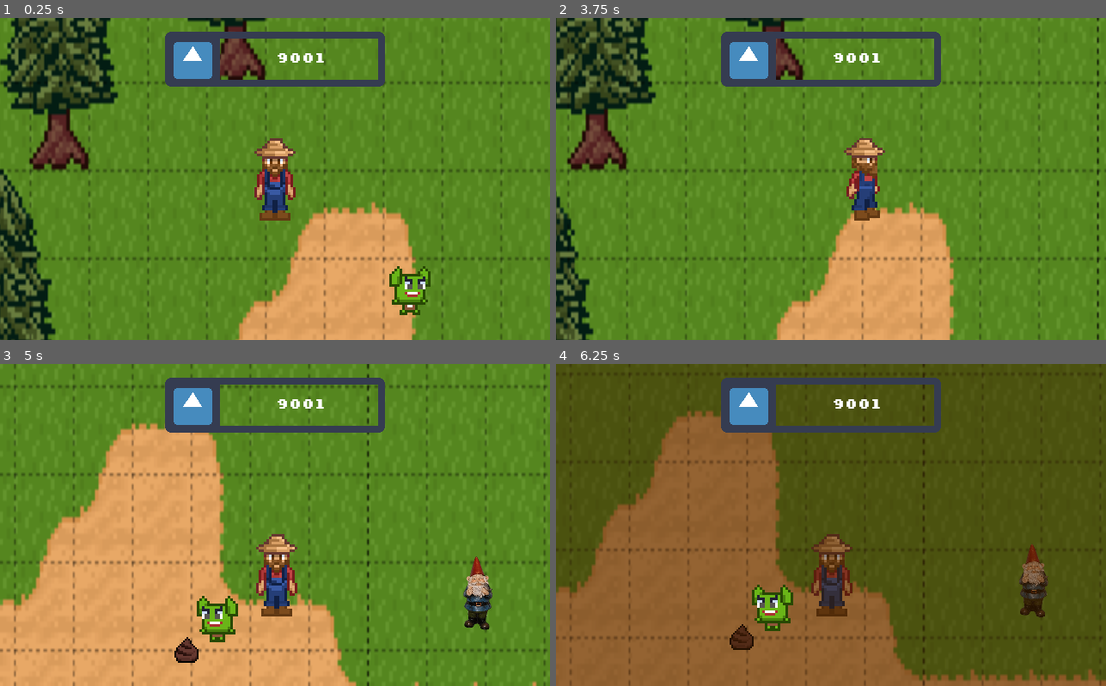
Above: before the commit, frames 1-4 (two rows, left to right).
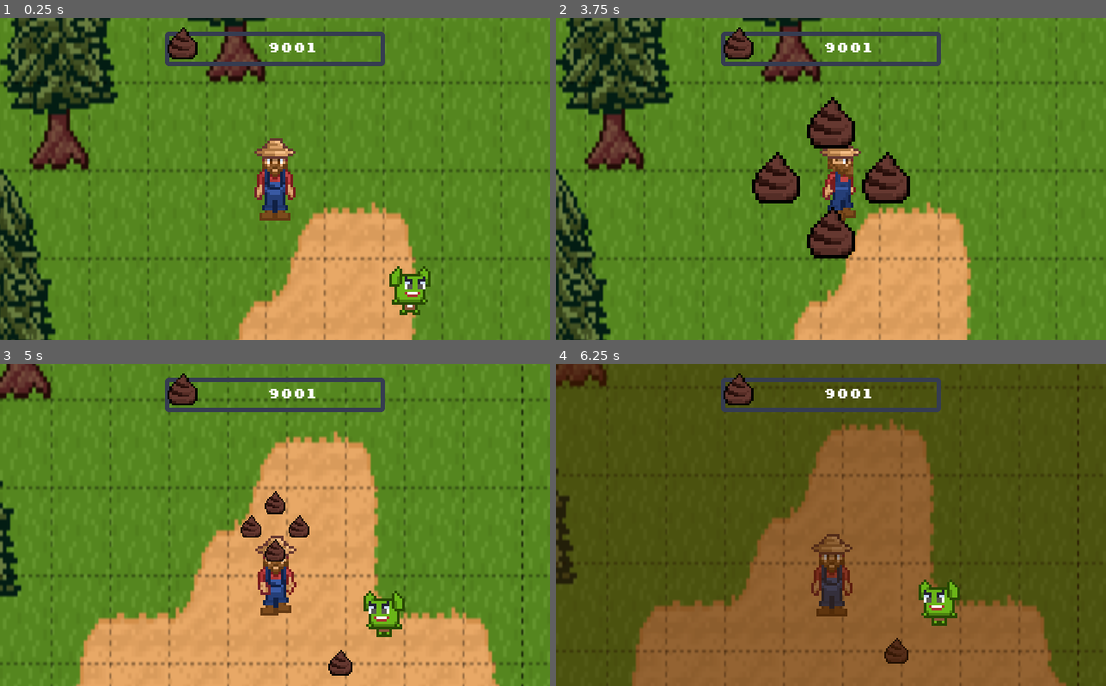
Above: after the commit, the same moments.

Repository: astro-panda/poo-farmer
Game: Godot game, scene res://Scenes/Main.tscn
Same seed, same stepped clock (60 frames per second), same inputs: the game is played once before the commit and once after it. The engine's default icon, where the game draws it, is replaced by a stand-in: a white triangle on a blue panel in a dark square.
Inputs (mouse positions are in pixels of both pictures, inside the frame that each line leads up to):
- Up to frame 1 (0.25 s): no input
- Up to frame 2 (3.75 s): click (831, 182) at 0.52 s; click (831, 182) at 1.27 s; click (831, 182) at 2.02 s; click (831, 182) at 2.77 s; tap Enter at 3.5 s; move the mouse to (952, 162) at 3.52 s; hold Right (move_right) from 3.53 s (still down); hold R (open_arsenal, bound only after the commit) from 3.53 s (still down); click (952, 162) at 3.67 s
- Up to frame 3 (5 s): move the mouse to (165, 541) at 4.27 s; release Right (move_right) at 4.28 s; release R (open_arsenal, bound only after the commit) at 4.28 s; hold Down (move_down) from 4.28 s (still down); click (165, 541) at 4.35 s; tap R (open_arsenal, bound only after the commit) at 4.55 s
- Up to frame 4 (6.25 s): move the mouse to (886, 454) at 5.02 s; release Down (move_down) at 5.03 s; hold Right (move_right) 5.03-5.78 s; hold Tab (store) 5.03-5.78 s; click (886, 454) at 5.17 s; tap R (open_arsenal, bound only after the commit) at 5.3, 5.85 s; tap Space at 5.75 s; move the mouse to (803, 589) at 5.77 s; hold Up (move_up) from 5.78 s (still down); click (803, 589) at 5.92 s

The runs differ from the first frame. In frame 1, 3.1% of the frame differs, in the area x 30-70%, y 2-22%; in frame 2, 24%; in frame 3, 48%, in the area x 0-100%, y 0-100%; in frame 4, 44%.

Commit message:
Created arsenal wheel

Diff:
--- a/poofarmer/Scenes/Main.tscn
+++ b/poofarmer/Scenes/Main.tscn
@@ -129,7 +129,7 @@
 [node name="Gnome" parent="Background" instance=ExtResource( 4 )]
 position = Vector2( 812, 447 )
 
-[node name="Control" parent="." instance=ExtResource( 3 )]
+[node name="HUD" parent="." instance=ExtResource( 3 )]
 margin_bottom = 8.0
 
 [node name="Player" parent="." instance=ExtResource( 1 )]
--- a/poofarmer/Scenes/UI/Hud.tscn
+++ b/poofarmer/Scenes/UI/Hud.tscn
@@ -1,37 +1,80 @@
-[gd_scene load_steps=5 format=2]
+[gd_scene load_steps=11 format=2]
 
 [ext_resource path="res://Themes/UI Theme.tres" type="Theme" id=1]
 [ext_resource path="res://Fonts/Silkscreen/slkscrb.ttf" type="DynamicFontData" id=2]
 [ext_resource path="res://icon.png" type="Texture" id=3]
+[ext_resource path="res://Images/Crap-export.png" type="Texture" id=4]
+[ext_resource path="res://Scripts/Hud.gd" type="Script" id=5]
 
 [sub_resource type="DynamicFont" id=1]
 size = 18
 font_data = ExtResource( 2 )
 
+[sub_resource type="GDScript" id=2]
+script/source = "extends Control
+
+func _unhandled_input(event: InputEvent) -> void:
+	if event is InputEventKey:
+		if event.is_action_pressed(\"open_arsenal\"):
+			print_debug(\"Opening the arsenal!\")
+			Engine.time_scale = 0.2
+		if event.is_action_released(\"open_arsenal\"):
+			print_debug(\"Closing the arsenal..\")
+"
+
+[sub_resource type="Animation" id=5]
+length = 0.001
+tracks/0/type = "value"
+tracks/0/path = NodePath(".:rect_scale")
+tracks/0/interp = 1
+tracks/0/loop_wrap = true
+tracks/0/imported = false
+tracks/0/enabled = true
+tracks/0/keys = {
+"times": PoolRealArray( 0 ),
+"transitions": PoolRealArray( 1 ),
+"update": 0,
+"values": [ Vector2( 1, 1 ) ]
+}
+
+[sub_resource type="Animation" id=3]
+resource_name = "arsenal_close"
+length = 0.4
+tracks/0/type = "value"
+tracks/0/path = NodePath(".:rect_scale")
+tracks/0/interp = 1
+tracks/0/loop_wrap = true
+tracks/0/imported = false
+tracks/0/enabled = true
+tracks/0/keys = {
+"times": PoolRealArray( 0, 0.1, 0.4 ),
+"transitions": PoolRealArray( 1, 4.28709, 1 ),
+"update": 0,
+"values": [ Vector2( 1, 1 ), Vector2( 1.1, 1.1 ), Vector2( 0, 0 ) ]
+}
+
+[sub_resource type="Animation" id=4]
+resource_name = "arsenal_open"
+length = 0.4
+tracks/0/type = "value"
+tracks/0/path = NodePath(".:rect_scale")
+tracks/0/interp = 2
+tracks/0/loop_wrap = false
+tracks/0/imported = false
+tracks/0/enabled = true
+tracks/0/keys = {
+"times": PoolRealArray( 0, 0.2, 0.4 ),
+"transitions": PoolRealArray( 1, 0.287175, 1 ),
+"update": 0,
+"values": [ Vector2( 0, 0 ), Vector2( 1.1, 1.1 ), Vector2( 1, 1 ) ]
+}
+
 [node name="HUD" type="Control"]
 anchor_right = 1.0
 anchor_bottom = 1.0
+script = ExtResource( 5 )
 
 [node name="CanvasLayer" type="CanvasLayer" parent="."]
-
-[node name="ItemList" type="ItemList" parent="CanvasLayer"]
-visible = false
-anchor_top = 1.0
-anchor_bottom = 1.0
-margin_left = 8.0
-margin_top = -152.0
-margin_right = 80.0
-margin_bottom = -8.0
-allow_reselect = true
-
-[node name="Label" type="Label" parent="CanvasLayer/ItemList"]
-margin_right = 72.0
-margin_bottom = 24.0
-mouse_filter = 1
-mouse_default_cursor_shape = 2
-text = "Gun"
-align = 1
-valign = 1
 
 [node name="CrudCreditContainer" type="NinePatchRect" parent="CanvasLayer"]
 anchor_left = 0.5
@@ -39,7 +82,7 @@
 margin_left = -128.0
 margin_top = 16.0
 margin_right = 128.0
-margin_bottom = 80.0
+margin_bottom = 56.0
 grow_horizontal = 2
 size_flags_horizontal = 3
 texture = ExtResource( 3 )
@@ -50,22 +93,71 @@
 patch_margin_bottom = 8
 
 [node name="CrudIcon" type="TextureRect" parent="CanvasLayer/CrudCreditContainer"]
-margin_right = 64.0
-margin_bottom = 64.0
-texture = ExtResource( 3 )
+margin_top = -8.0
+margin_right = 40.0
+margin_bottom = 32.0
+texture = ExtResource( 4 )
+expand = true
 stretch_mode = 1
 
 [node name="CrudPoints" type="Label" parent="CanvasLayer/CrudCreditContainer"]
-anchor_left = 0.321
+anchor_left = 0.187
 anchor_top = 0.5
-anchor_right = 0.321
+anchor_right = 0.187
 anchor_bottom = 0.5
-margin_left = 8.096
-margin_top = -24.0
-margin_right = 144.096
-margin_bottom = 24.0
+margin_left = 0.127998
+margin_top = -20.0
+margin_right = 200.128
+margin_bottom = 20.0
 theme = ExtResource( 1 )
 custom_fonts/font = SubResource( 1 )
 text = "9001"
 align = 1
 valign = 1
+
+[node name="Arsenal Wheel" type="Control" parent="CanvasLayer"]
+anchor_left = 0.5
+anchor_top = 0.5
+anchor_right = 0.5
+anchor_bottom = 0.5
+margin_top = 4.5
+margin_bottom = 4.5
+rect_scale = Vector2( 1e-05, 1e-05 )
+script = SubResource( 2 )
+
+[node name="TextureButton" type="TextureButton" parent="CanvasLayer/Arsenal Wheel"]
+margin_left = -32.0
+margin_top = 24.0
+margin_right = 32.0
+margin_bottom = 88.0
+texture_normal = ExtResource( 4 )
+texture_pressed = ExtResource( 3 )
+
+[node name="TextureButton3" type="TextureButton" parent="CanvasLayer/Arsenal Wheel"]
+margin_left = -32.0
+margin_top = -104.0
+margin_right = 32.0
+margin_bottom = -40.0
+texture_normal = ExtResource( 4 )
+texture_pressed = ExtResource( 3 )
+
+[node name="TextureButton4" type="TextureButton" parent="CanvasLayer/Arsenal Wheel"]
+margin_left = 32.0
+margin_top = -40.0
+margin_right = 96.0
+margin_bottom = 24.0
+texture_normal = ExtResource( 4 )
+texture_pressed = ExtResource( 3 )
+
+[node name="TextureButton5" type="TextureButton" parent="CanvasLayer/Arsenal Wheel"]
+margin_left = -96.0
+margin_top = -40.0
+margin_right = -32.0
+margin_bottom = 24.0
+texture_normal = ExtResource( 4 )
+texture_pressed = ExtResource( 3 )
+
+[node name="AnimationPlayer" type="AnimationPlayer" parent="CanvasLayer/Arsenal Wheel"]
+anims/RESET = SubResource( 5 )
+anims/arsenal_close = SubResource( 3 )
+anims/arsenal_open = SubResource( 4 )
--- /dev/null
+++ b/poofarmer/Scripts/Hud.gd
@@ -0,0 +1,17 @@
+extends Control
+
+onready var arsenal_wheel_anim = get_node("CanvasLayer/Arsenal Wheel/AnimationPlayer")
+var arsenal_pressed: bool = false
+
+func _unhandled_input(event: InputEvent) -> void:
+	if event is InputEventKey:
+		if event.is_action_pressed("open_arsenal") and !arsenal_pressed:
+			arsenal_pressed = true
+			arsenal_wheel_anim.playback_speed = 8
+			arsenal_wheel_anim.play("arsenal_open")
+			Engine.time_scale = 0.2
+		if event.is_action_released("open_arsenal") and arsenal_pressed:
+			arsenal_pressed = false
+			arsenal_wheel_anim.playback_speed = 1
+			arsenal_wheel_anim.play("arsenal_close")
+			Engine.time_scale = 1
--- a/poofarmer/project.godot
+++ b/poofarmer/project.godot
@@ -106,6 +106,12 @@
 "events": [ Object(InputEventKey,"resource_local_to_scene":false,"resource_name":"","device":0,"alt":false,"shift":false,"control":false,"meta":false,"command":false,"pressed":false,"scancode":0,"physical_scancode":16777218,"unicode":0,"echo":false,"script":null)
  ]
 }
+open_arsenal={
+"deadzone": 0.5,
+"events": [ Object(InputEventKey,"resource_local_to_scene":false,"resource_name":"","device":0,"alt":false,"shift":false,"control":false,"meta":false,"command":false,"pressed":false,"scancode":0,"physical_scancode":82,"unicode":0,"echo":false,"script":null)
+, Object(InputEventJoypadButton,"resource_local_to_scene":false,"resource_name":"","device":0,"button_index":5,"pressure":0.0,"pressed":false,"script":null)
+ ]
+}
 
 [mono]
 
